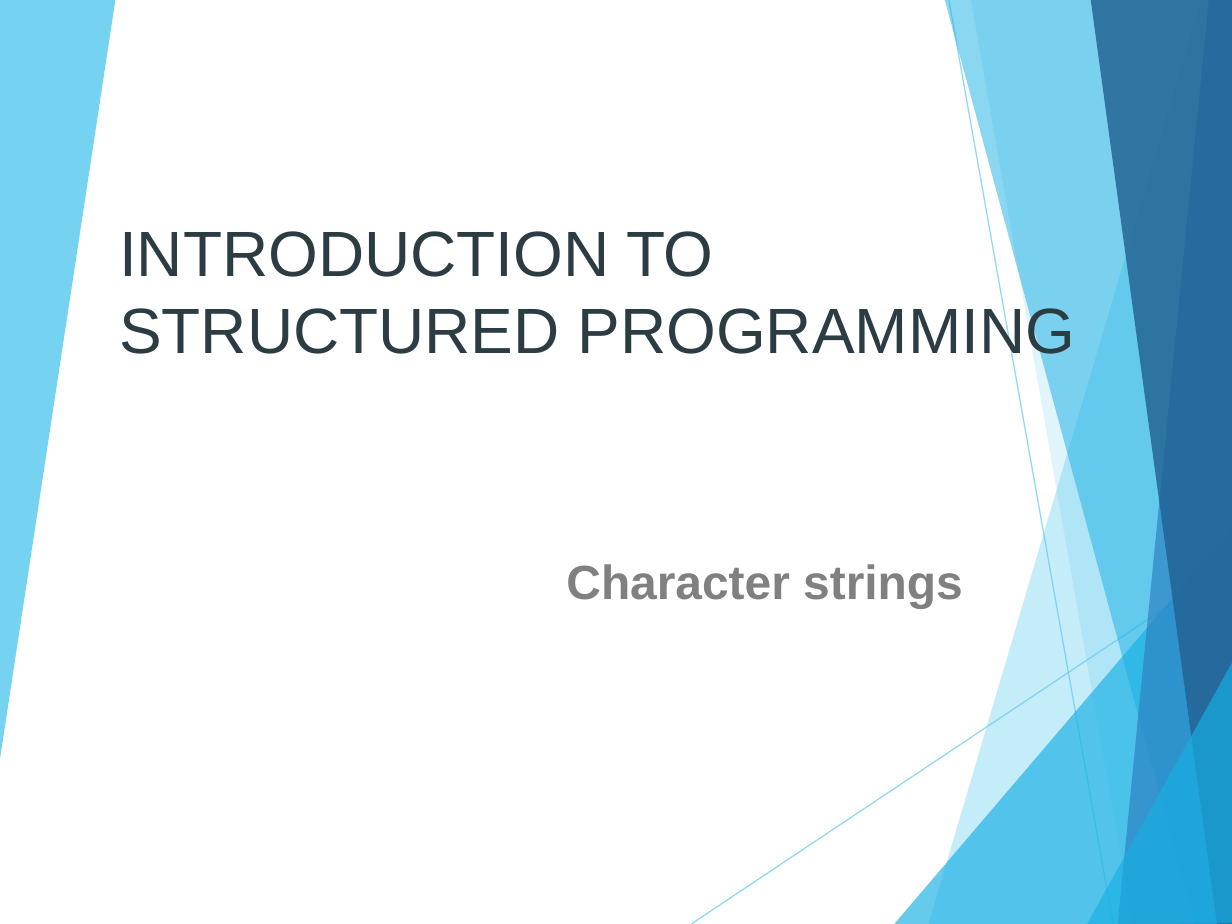
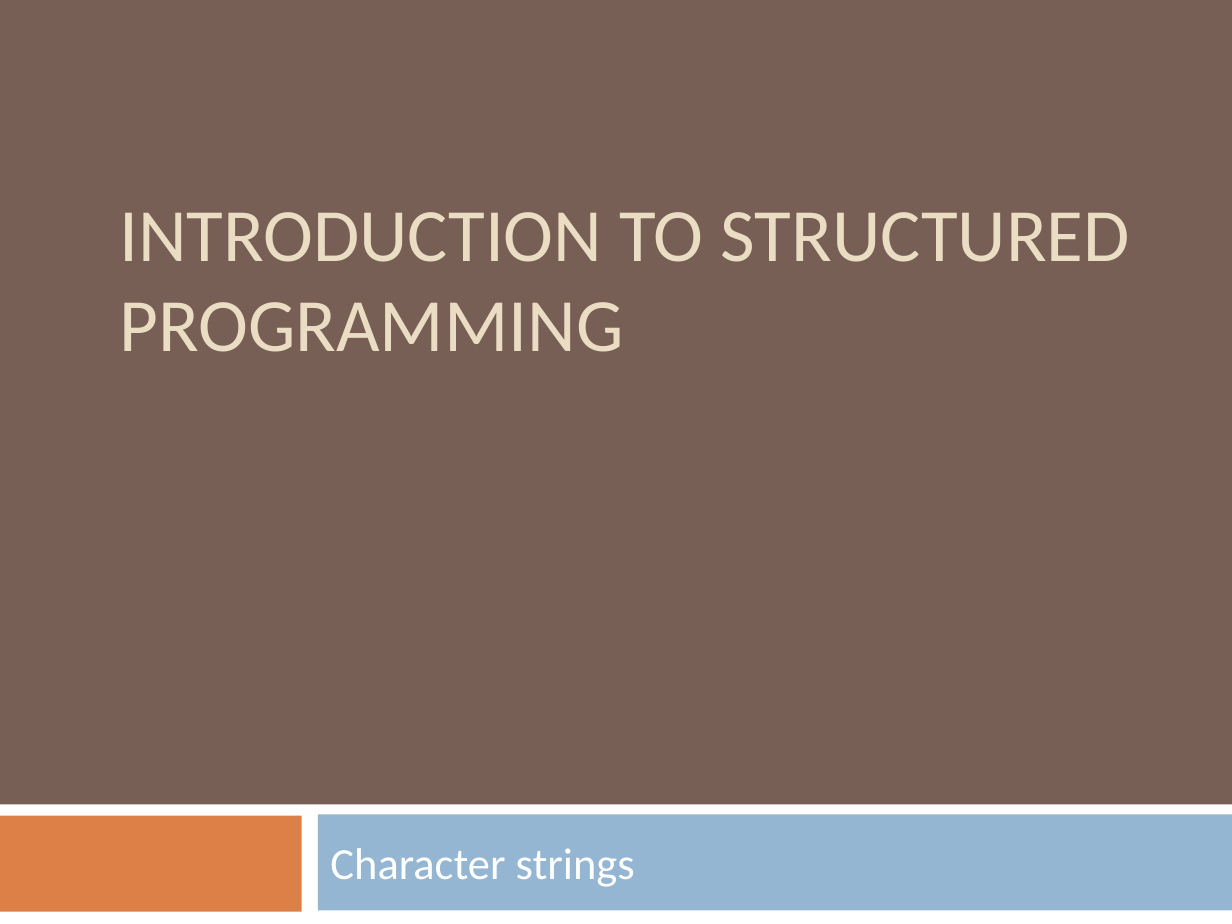
Before and after one commit to Binarianz/Dataons, a slide deck: slide 1 of ISI/ISI-C++/ClassNotes/D02. 07. Character strings.pptx. Drawn at 1232x924 pixels with LibreOffice and Linux fonts; fonts in the diff are those of the drawing. Boxes give left, top, right and bottom in pixels: in the first picture for what was removed or moved away, otherwise in the second. Text is boxed around its words. In the diff, an @@ line names an element or a change of style, - is before the commit and + after.

```diff
--- a/ISI/ISI-C++/ClassNotes/D02. 07. Character strings.pptx
+++ b/ISI/ISI-C++/ClassNotes/D02. 07. Character strings.pptx
@@ background #FFFFFF to #775F55 @@
@@ group removed at box(0, 0, 1232, 924): 8 freeform shapes, 2 lines @@
@@ text "INTRODUCTION TO STRUCTURED PROGRAMMING" at box(119, 212, 1130, 352): size 37.4 to 44 pt, font Arial to Calibri, text colour #2C3C43 to #EBDDC3 @@
@@ rectangle added at box(0, 804, 1232, 924), fill #FFFFFF @@
@@ rectangle added at box(0, 816, 302, 912), fill #DD8047 @@
@@ subtitle "Character strings": place and size @@
-subtitle "Character strings" at box(566, 564, 963, 608)
+subtitle "Character strings" at box(330, 848, 635, 887)
@@ subtitle "Character strings" at box(330, 848, 635, 887): size 28 to 26 pt, font Arial to Calibri, text colour #808080 to #FFFFFF, bold off; alignment right to left; less space between paragraphs; vertical alignment top to middle @@
@@ rectangle added at box(318, 814, 1232, 910), fill #94B6D2 @@
```
Also in this commit, not shown: 32 other slides changed, 2 other files.
